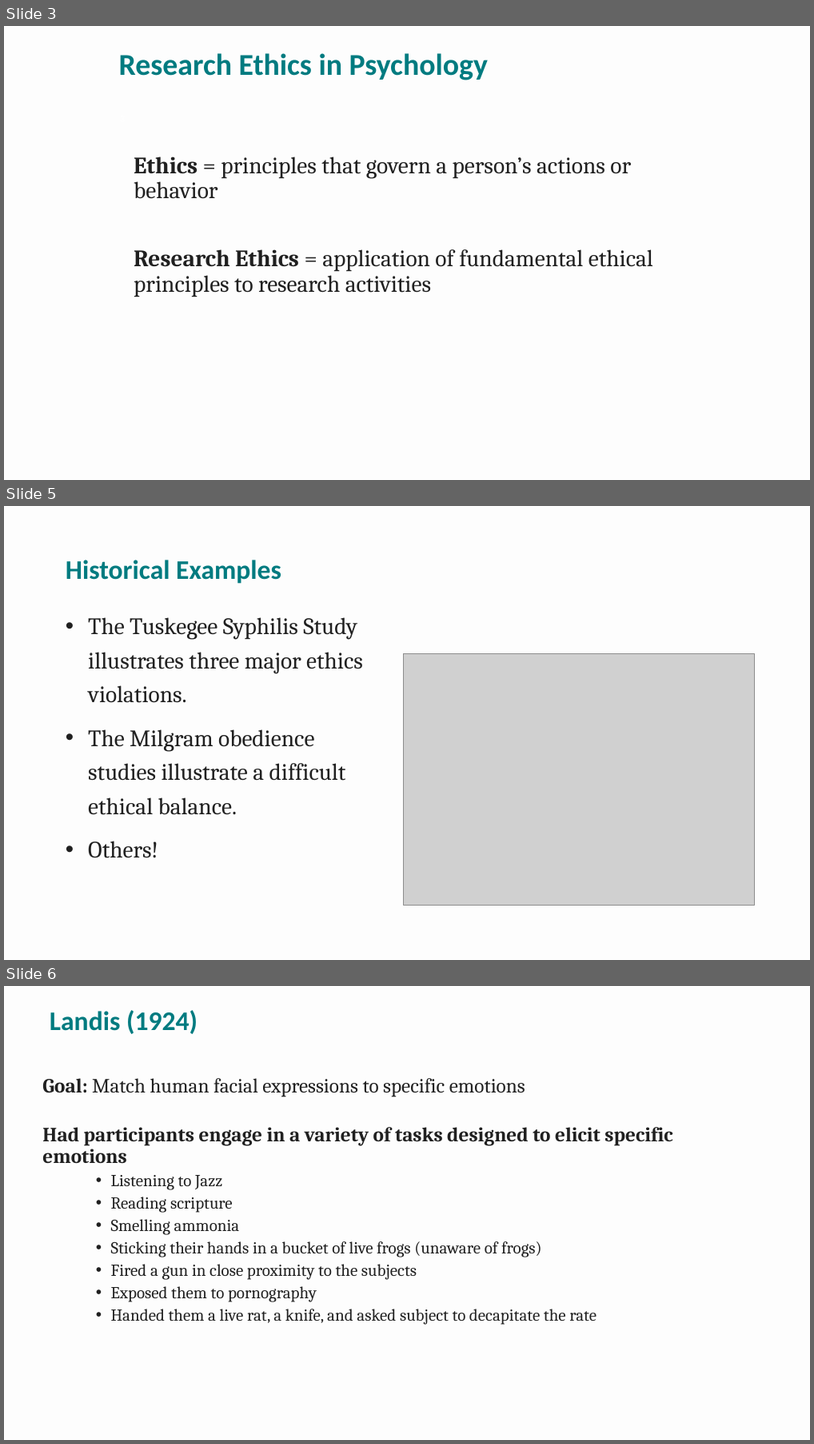
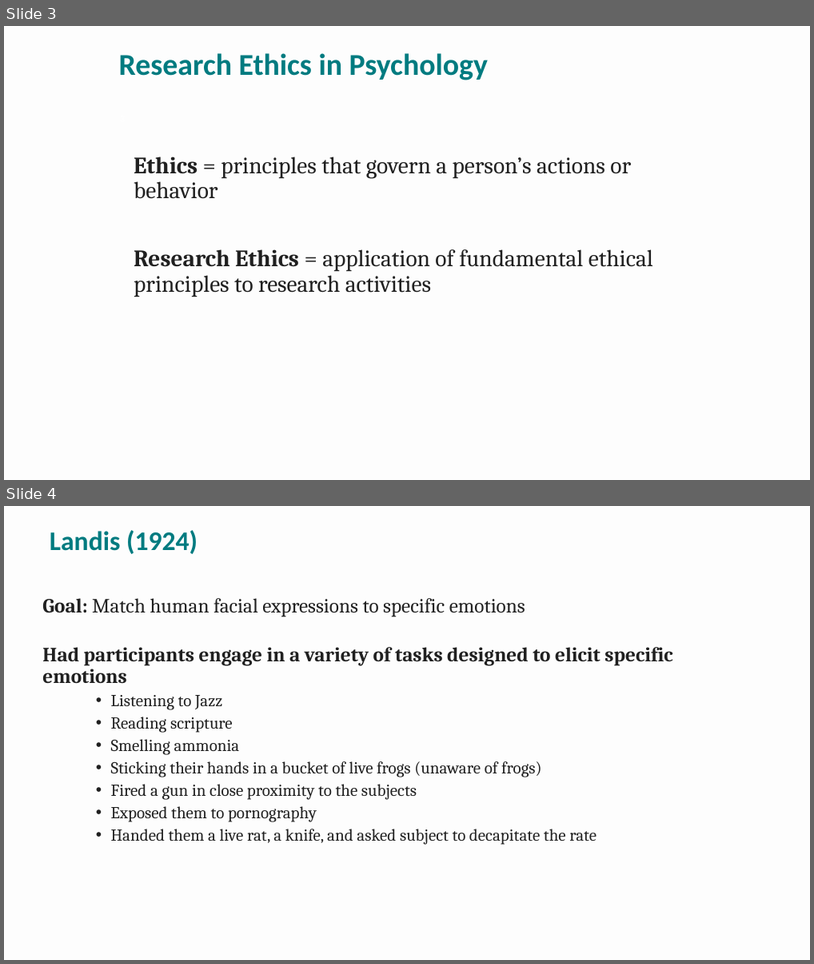
Before and after one commit to npm27/Teaching-Materials, a slide deck: Research Methods/Spring 26/Slides/4 Chapter 4.pptx. Shown one above the other, each under a label of ours: slides 3, 5 and 6 before the commit, slides 3 and 4 after it; the slides between them are not shown. The pictures are 814x1444 and 814x964 pixels, drawn with LibreOffice and Linux fonts; fonts in the diff are those of the drawing; grey boxes stand for pictures. Boxes give left, top, right and bottom in pixels: in the first picture for what was removed or moved away, otherwise in the second. Text is boxed around its words. In the diff, an @@ line names an element or a change of style, - is before the commit and + after.

```diff
--- a/Research Methods/Spring 26/Slides/4 Chapter 4.pptx
+++ b/Research Methods/Spring 26/Slides/4 Chapter 4.pptx
@@ slide 5 removed at <box>4,506,810,960</box>, background #FDFDFD @@
@@ title removed at <box>66,560,282,584</box> @@
-Historical Examples
@@ text removed at <box>88,617,363,815</box> @@
-• The Tuskegee Syphilis Study illustrates three major ethics violations.
-• The Milgram obedience studies illustrate a difficult ethical balance.
-• Others!
@@ picture removed at <box>404,654,755,904</box> @@
@@ what was slide 6 is now slide 4 @@
```
Also in this commit, not shown: 1 slide changed, 1 other slide removed, 6 other files.
